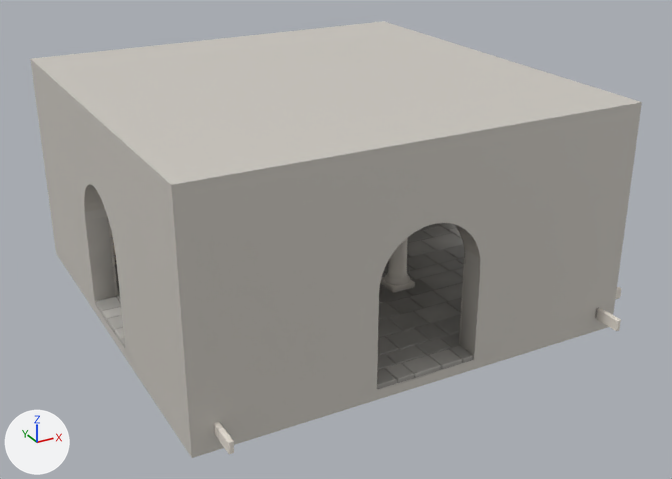
The glTF model assets/models/dungeon/dng_start.glb: old version first, new version second.
Both versions are drawn from a 50 mm camera at (-5.19, -27.81, 11.85) aimed at (6.28, -6.97, 1.43). Lighting does not change. The marker at lower left points along +X, +Y and +Z. The picture after the commit comes second. Vertices at exactly the same position are counted once.

In view in the first picture: 'archivolt'.
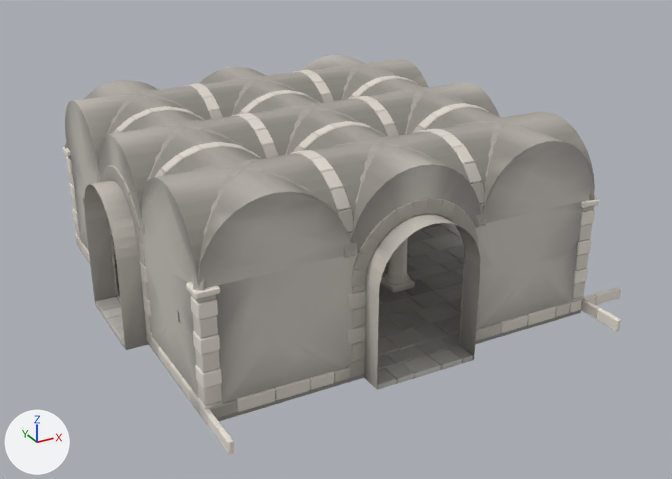
Boxes (x1, y1, x2, y2) around the edits, measured in the pictures (672 x 479 px):
'archivolt', reshaped (9% narrower, 9% shorter): before (30, 21, 642, 458); after (62, 55, 621, 454)
part 1 of me_cube_383, deleted: before (30, 21, 642, 458)
part 2 of me_cube_383, edited (looks the same): (84, 184, 621, 452) in both

What changed in the scene script:
```text
Change me_cube_383:
    used by ob_archivolt; location = (0.0, 0.0, 0.0)
    remove me_cube_383.from_pydata(...)  # 24504 vertices, 45921 faces; spans x 0.0..12.79, y -12.79..0.0, z -0.4..5.8
    add me_cube_383.from_pydata(...)  # 22636 vertices, 42070 faces; spans x 0.0..12.79, y -12.79..-0.49, z -0.15..5.02
    me_cube_383 part 1: 1868 vertices removed from x 0.0..12.0, y -12.0..0.0, z -0.4..5.8
    me_cube_383 part 2: 15212 kept faces spanning x 0.0..12.79, y -12.79..-0.49, z -0.15..5.0 get new vertex colours; the middle colour goes from grey #b9b9b9 to light grey #cdcdcd
```
